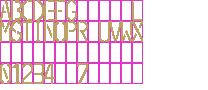
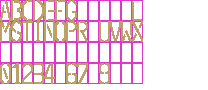
Comparing the layer stacks of the two 208×90 images. Changes:
painted on "alphabet" over [14, 0, 110, 84]
